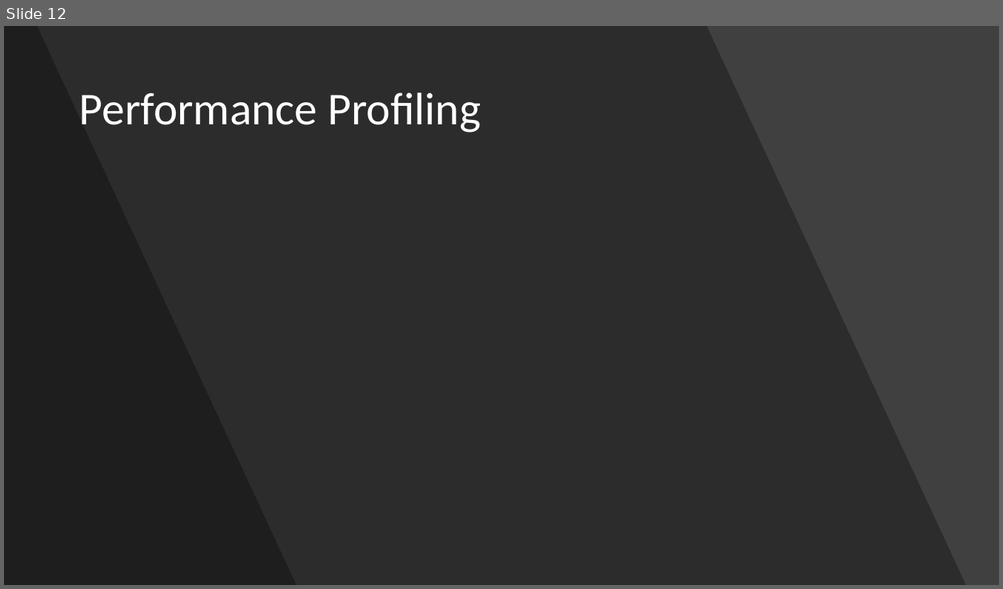
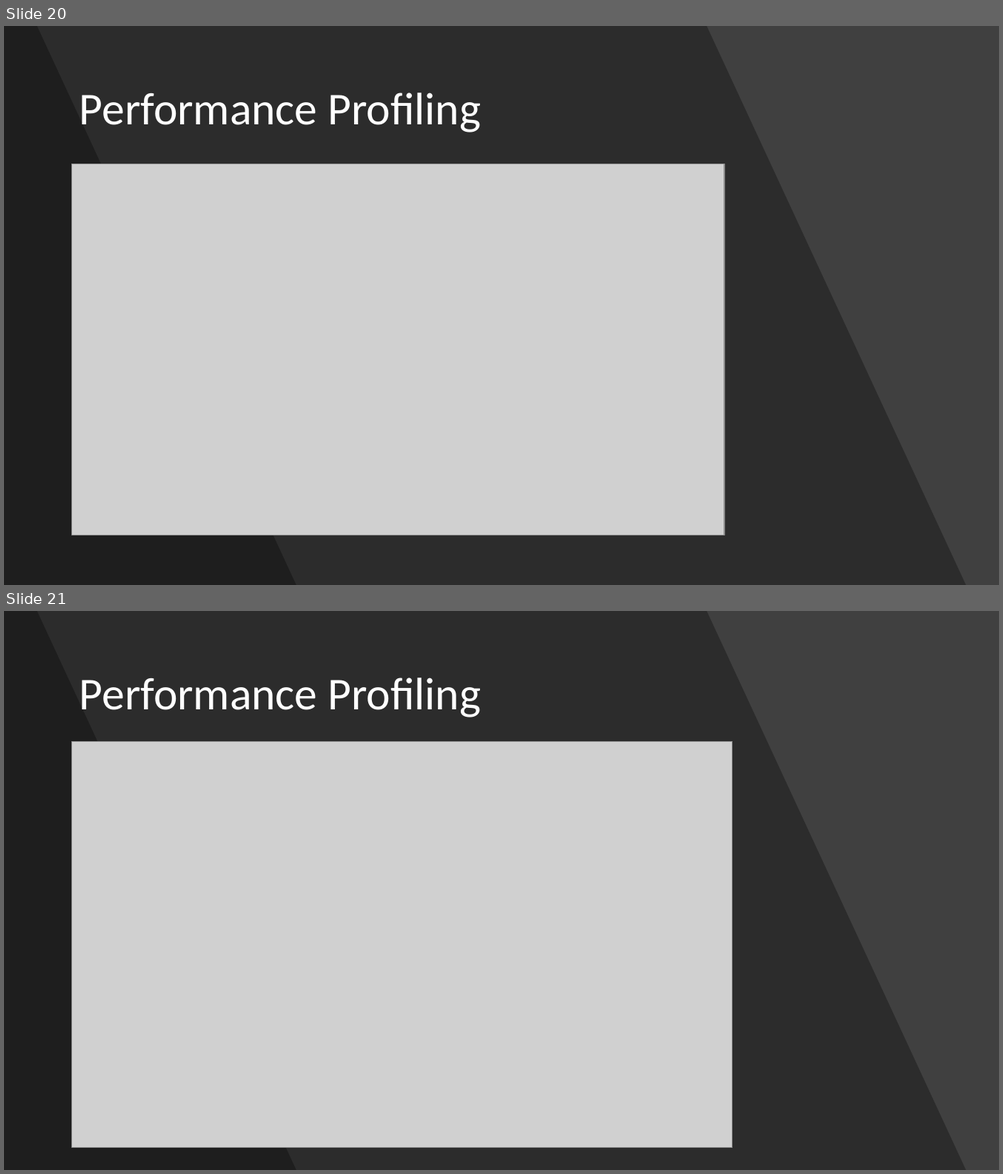
Before and after one commit to webbureaucrat/learn-duel, a slide deck: swar_learn_duel.pptx. Shown one above the other, each under a label of ours: slide 12 before the commit, slides 20 and 21 after it. The pictures are 1003x589 and 1003x1174 pixels, drawn with LibreOffice and Linux fonts; fonts in the diff are those of the drawing; grey boxes stand for pictures. Boxes give left, top, right and bottom in pixels: in the first picture for what was removed or moved away, otherwise in the second. Text is boxed around its words. In the diff, an @@ line names an element or a change of style, - is before the commit and + after.

```diff
--- a/swar_learn_duel.pptx
+++ b/swar_learn_duel.pptx
@@ slide 21 added at <box>4,611,999,1170</box>, background #404040 @@
@@ freeform shape added at <box>4,611,966,1170</box>, fill #000000 at 30% opacity @@
@@ freeform shape added at <box>4,611,296,1170</box>, fill #000000 at 30% opacity @@
@@ title added at <box>79,678,481,718</box>, 44 pt, text #FFFFFF @@
+Performance Profiling
@@ picture added at <box>72,741,732,1149</box> @@
@@ what was slide 12 is now slide 20 @@
@@ slide 20 changed as well @@
@@ picture added at <box>72,164,724,536</box> @@
```
Also in this commit, not shown: 8 other slides changed, 10 other slides added, 2 slides removed.
